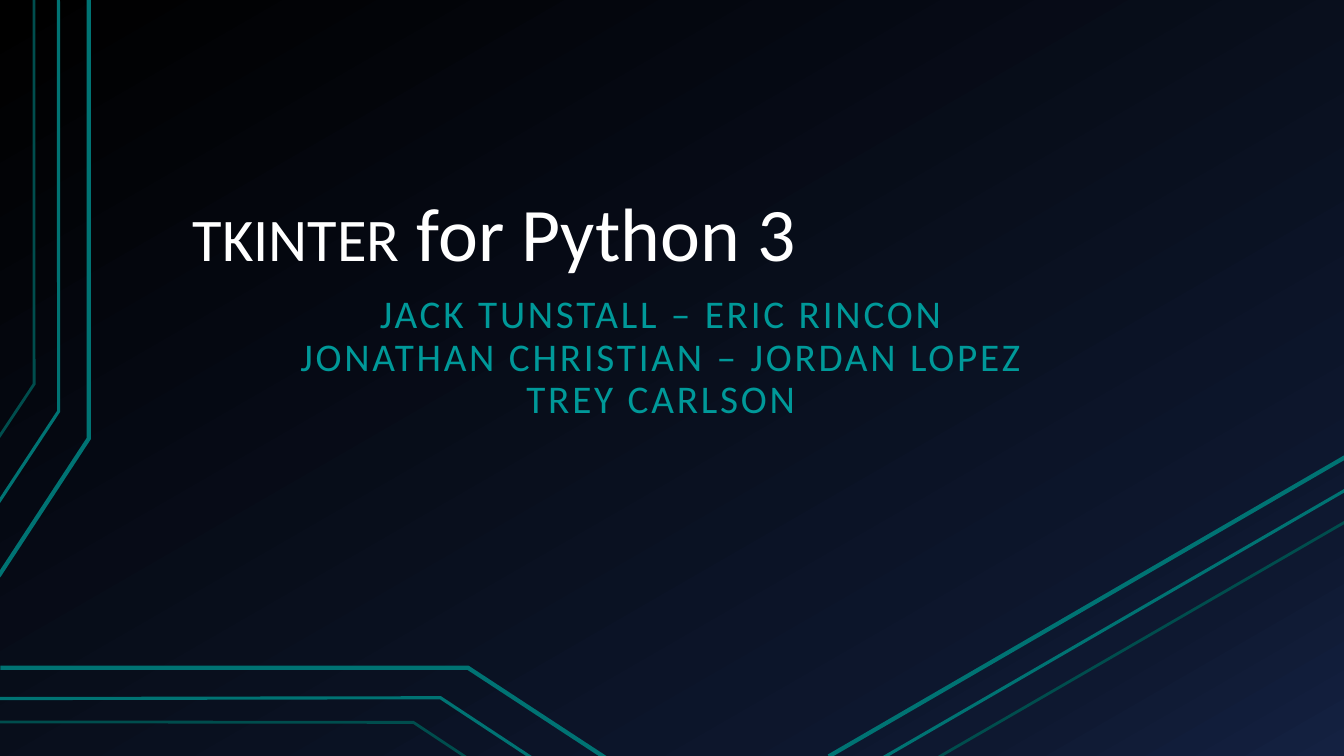
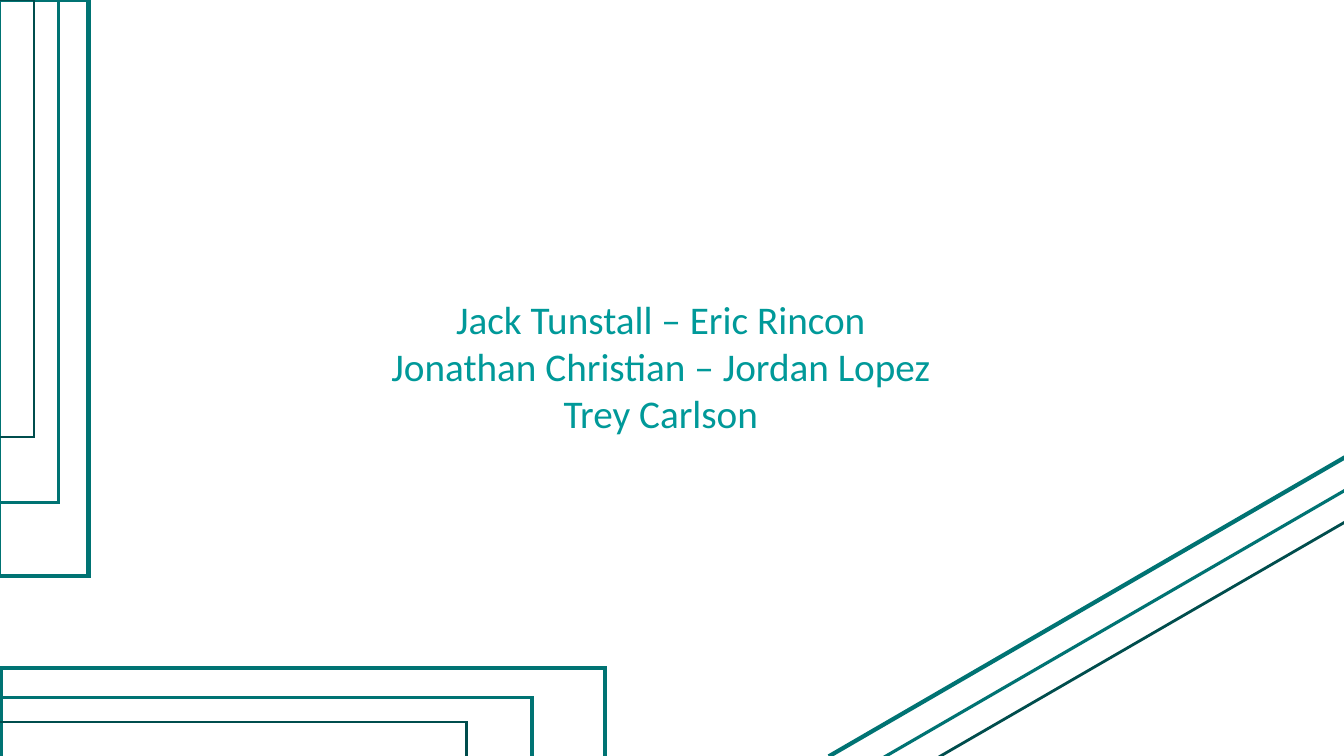
Before and after one commit to JordanJLopez/cs373-tkinter, a slide deck: slide 1 of tkinter for Python.pptx. Drawn at 1344x756 pixels with LibreOffice and Linux fonts; fonts in the diff are those of the drawing. Boxes give left, top, right and bottom in pixels: in the first picture for what was removed or moved away, otherwise in the second. Text is boxed around its words. In the diff, an @@ line names an element or a change of style, - is before the commit and + after.

```diff
--- a/tkinter for Python.pptx
+++ b/tkinter for Python.pptx
@@ background gradient #000000 to #0F1931 to #142242 to #FFFFFF @@
@@ freeform shape removed at (0, 0, 89, 577) @@
@@ freeform shape removed at (0, 0, 58, 503) @@
@@ freeform shape removed at (0, 0, 34, 438) @@
@@ rectangle added at (0, 0, 89, 576), outline #007373 3 pt @@
@@ rectangle added at (0, 0, 58, 503), outline #007373 2.24 pt @@
@@ rectangle added at (0, 0, 34, 438), outline #004D4D 2.01 pt @@
@@ title removed at (193, 208, 795, 274) @@
-tkinter for Python 3
@@ text at (391, 306, 930, 435): text changed @@
-JACK TUNSTALL – ERIC RINCON
-JONATHAN CHRISTIAN – JORDAN LOPEZ
-TREY CARLSON
+Jack Tunstall – Eric Rincon
+Jonathan Christian – Jordan Lopez
+Trey Carlson
@@ line (882, 756) - (1344, 490): stroke #007373 2.25 pt to #007373 2.24 pt @@
@@ line (939, 756) - (1344, 522): stroke #007373 2 pt to #004D4D 2.01 pt @@
@@ freeform shape removed at (1, 668, 605, 756) @@
@@ rectangle added at (1, 668, 605, 756), outline #007373 3 pt @@
@@ freeform shape removed at (0, 698, 532, 756) @@
@@ rectangle added at (0, 698, 532, 756), outline #007373 2.24 pt @@
@@ freeform shape removed at (0, 722, 466, 756) @@
@@ rectangle added at (0, 722, 466, 756), outline #004D4D 2.01 pt @@
```
Also in this commit, not shown: 7 other slides changed, 2 slides added, 2 other files.
